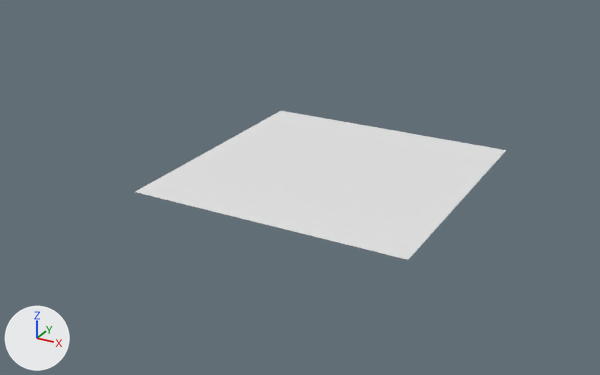
The FBX model basis.fbx, before and after one commit.
Rendered twice from a 50 mm camera at (49.9, -100.2, 46.2) aimed at (-4.5, -1.3, -3.2). Arrows for +X, +Y and +Z are at lower left; the lights stay in place.
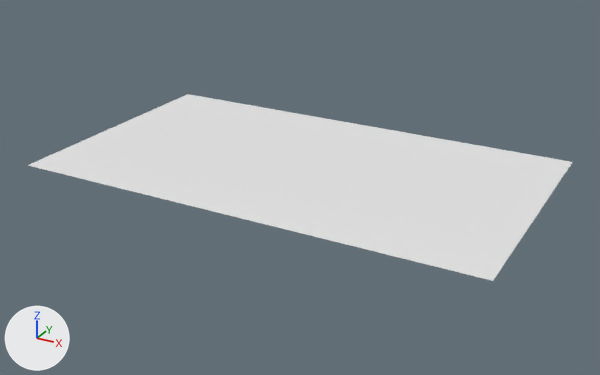
What differs and where, as boxes [x1, y1, x2, y2] in the pictures (600 x 375 px):
```json
{"object": "Plane", "change": "reshaped", "before": [135, 111, 506, 260], "after": [28, 94, 572, 281], "on screen": "47% wider, 25% taller"}
{"part": 1, "of": "me_plane", "change": "added", "after": [28, 94, 281, 192]}
{"part": 2, "of": "me_plane", "change": "added", "after": [408, 150, 572, 281]}
```

Edits to the scene script, one JSON object a line:
```json
{"block": "me_plane", "where": "# used by ob_plane; location = (0.0, 0.0, 0.0)"}
{"op": "remove", "block": "me_plane", "code": "me_plane.from_pydata(...)  # 1312 vertices, 1204 faces; spans x -20.0..20.0, y -20.0..20.0, z 0.0"}
{"op": "add", "block": "me_plane", "code": "me_plane.from_pydata(...)  # 2272 vertices, 2107 faces; spans x -40.0..30.0, y -20.0..20.0, z 0.0"}
{"block": "me_plane", "change": "me_plane part 1: 640 vertices added at x -40.0..-21.0, y -20.0..20.0, z 0.0"}
{"block": "me_plane", "change": "me_plane part 2: 320 vertices added at x 21.0..30.0, y -20.0..20.0, z 0.0"}
```
